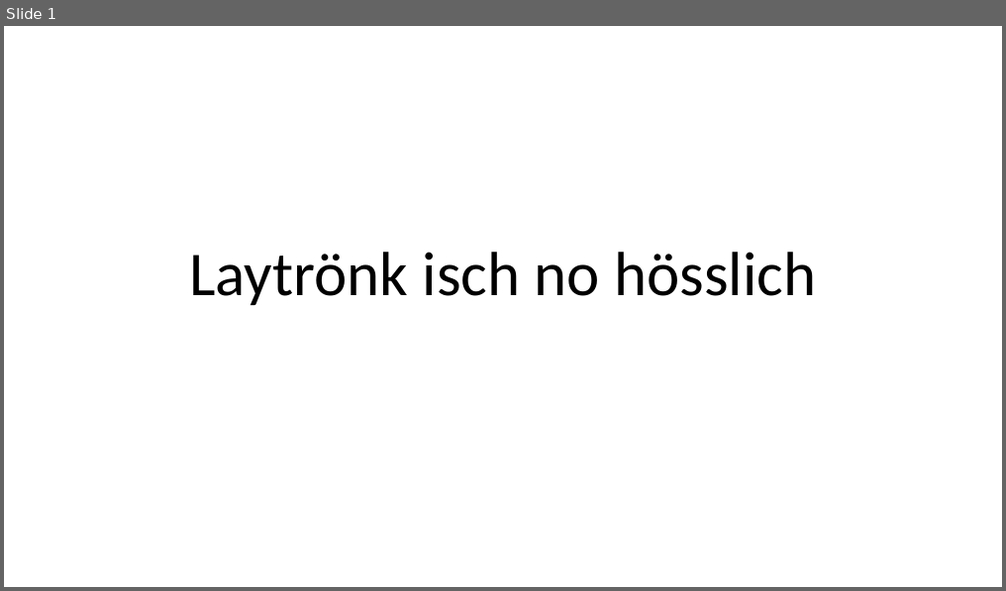
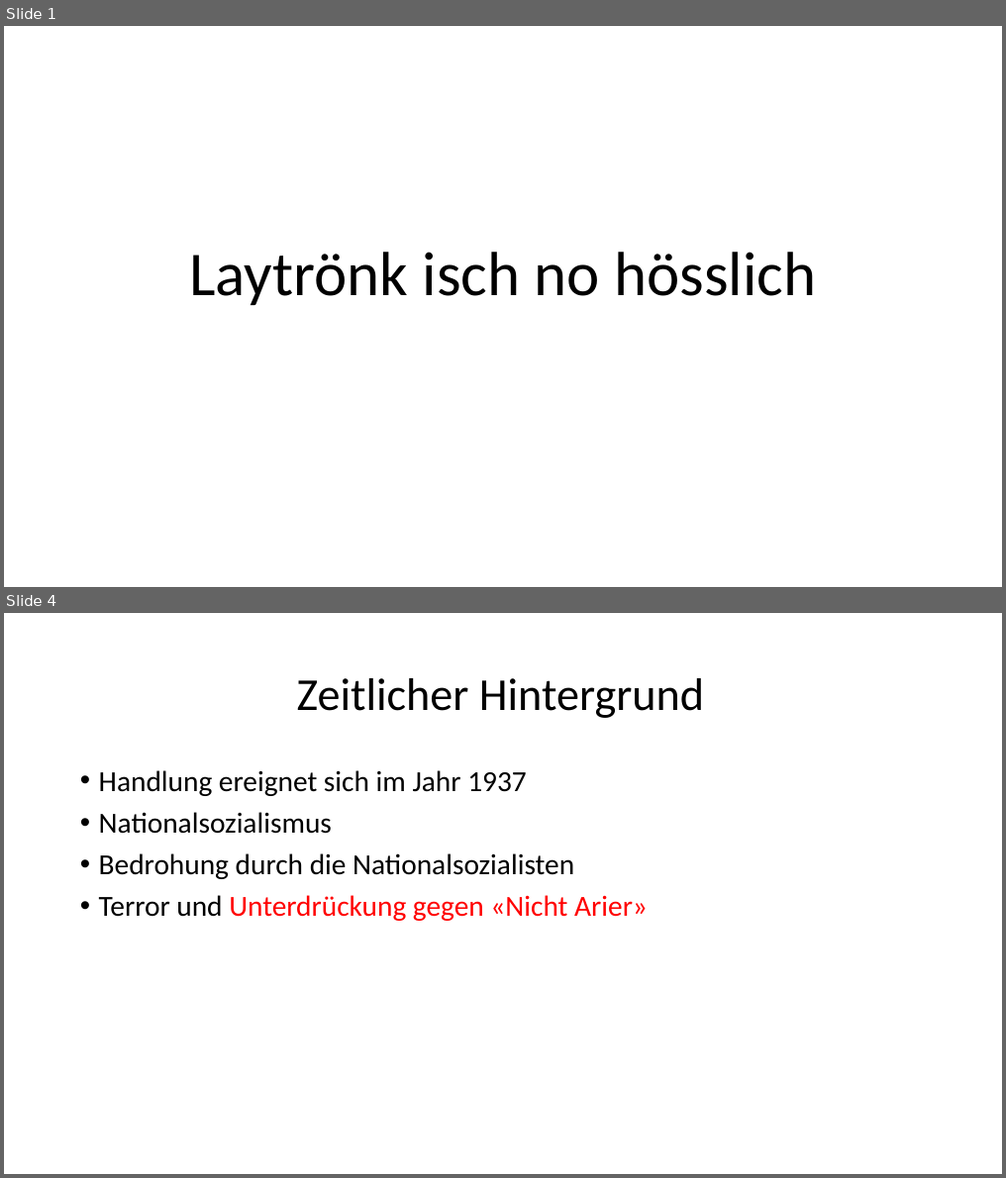
Before and after one commit to prulex9778/Deutsch-Vortrag, a slide deck: Powerpoint.pptx. Shown one above the other, each under a label of ours: slide 1 before the commit, slides 1 and 4 after it; the slides between them are not shown. The pictures are 1006x591 and 1006x1178 pixels, drawn with LibreOffice and Linux fonts; fonts in the diff are those of the drawing. Boxes give left, top, right and bottom in pixels: in the first picture for what was removed or moved away, otherwise in the second. Text is boxed around its words. In the diff, an @@ line names an element or a change of style, - is before the commit and + after.

```diff
--- a/Powerpoint.pptx
+++ b/Powerpoint.pptx
@@ slide 4 added at (4, 613, 1002, 1174), background #FFFFFF @@
@@ title added at (297, 678, 704, 718), 44 pt, text #000000 @@
+Zeitlicher Hintergrund
@@ text added at (99, 770, 648, 921), 28 pt, text #000000 @@
+• Handlung ereignet sich im Jahr 1937
+• Nationalsozialismus
+• Bedrohung durch die Nationalsozialisten
+• Terror und Unterdrückung gegen «Nicht Arier»
```
Also in this commit, not shown: 1 slide changed, 1 other slide added, 1 other file.
